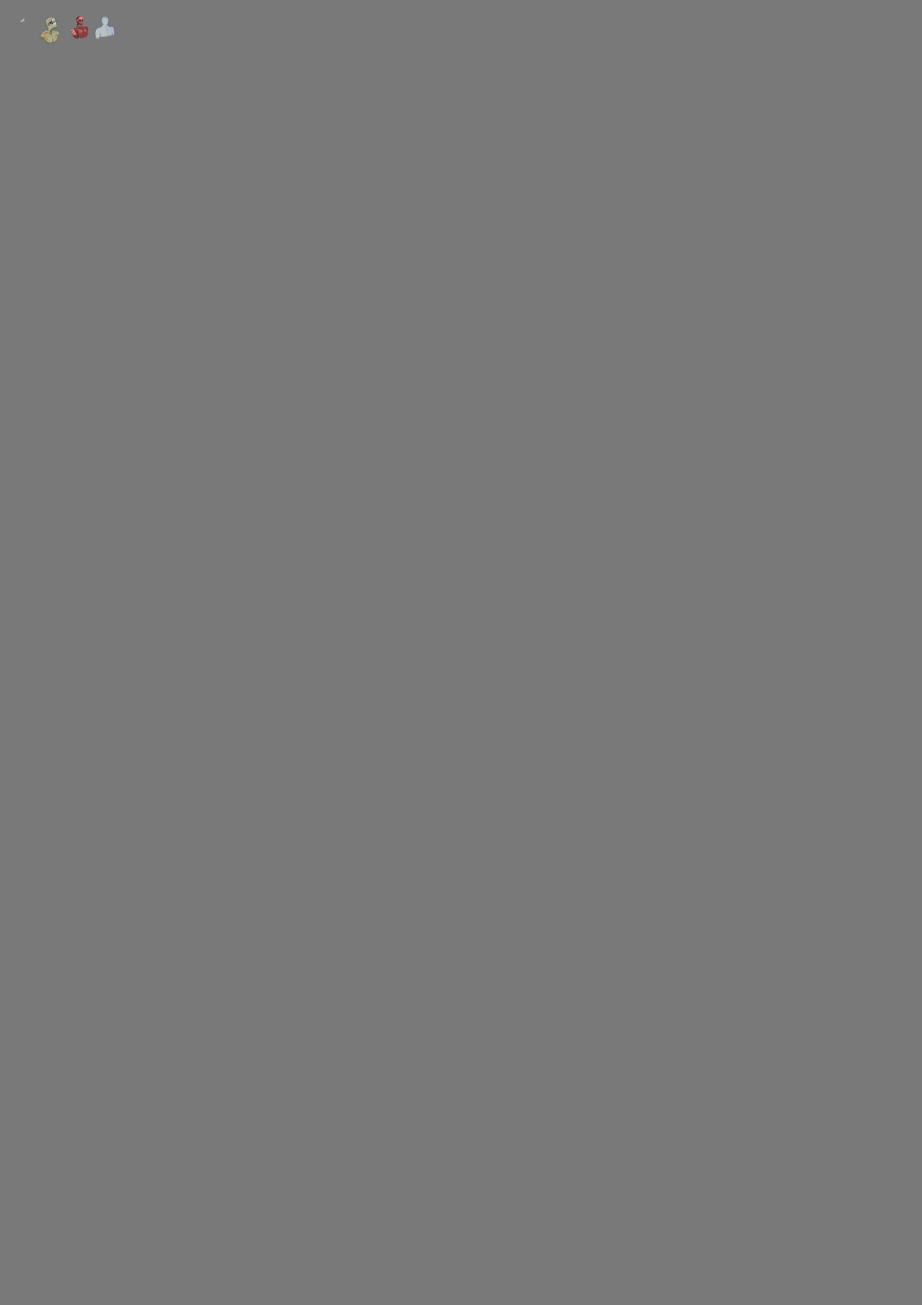
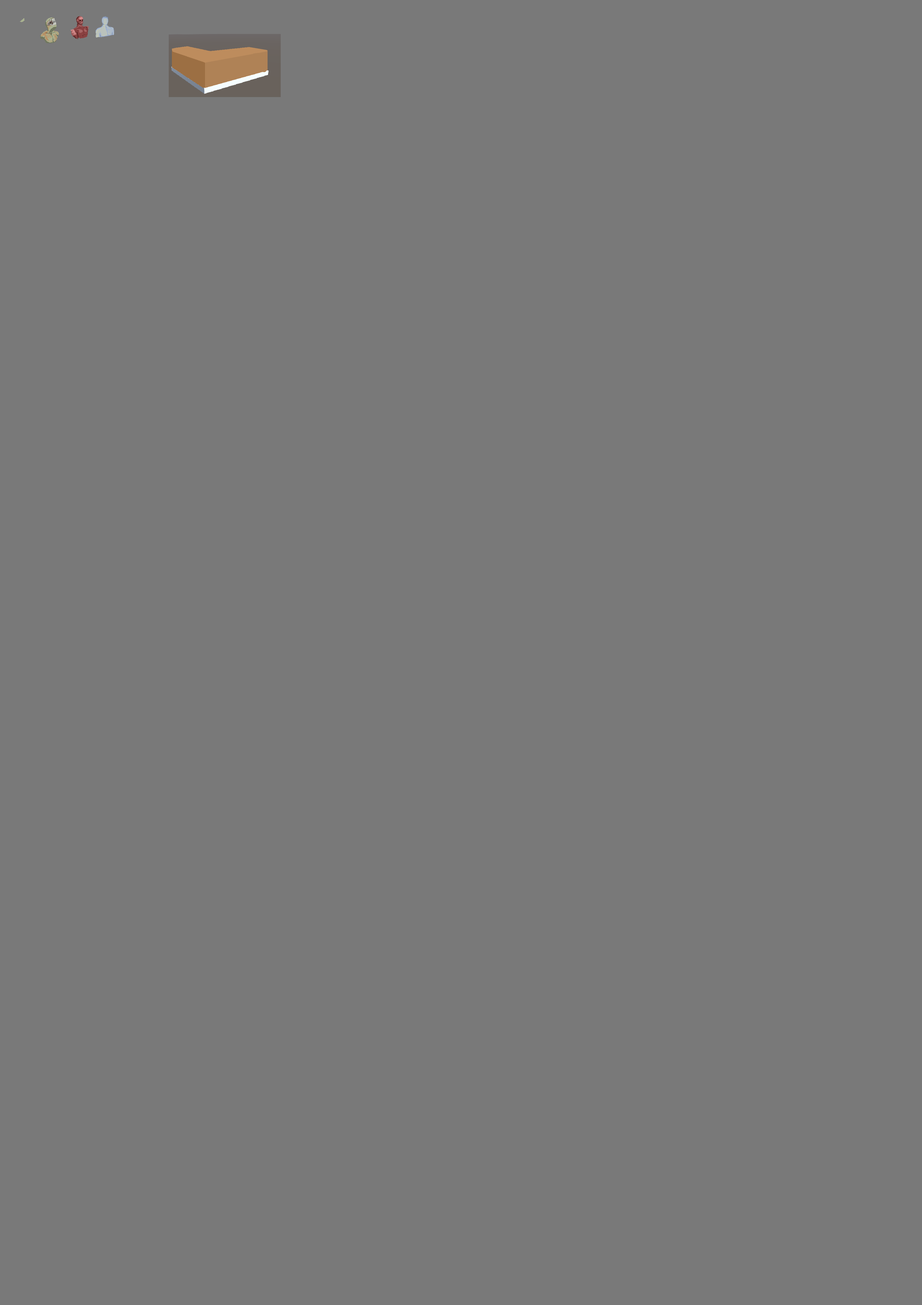
Comparing the layer stacks of the two w=922, h=1305 images. Changes:
added layer "Calque 3" above "Calque 2" over left=168, top=49, right=281, bottom=98
added layer "Calque 2" above "Calque 1" over left=171, top=46, right=268, bottom=88
added layer "Calque 1" above "Calque 4" over left=168, top=33, right=281, bottom=98
